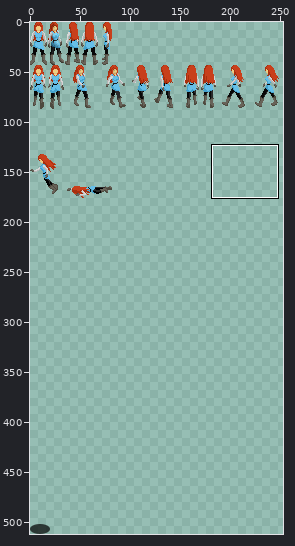
Sprite sheet -- game/textures/fia.png. The first picture is a wide view before the edit; the outline marks the close-up.
Close-up. As it was:
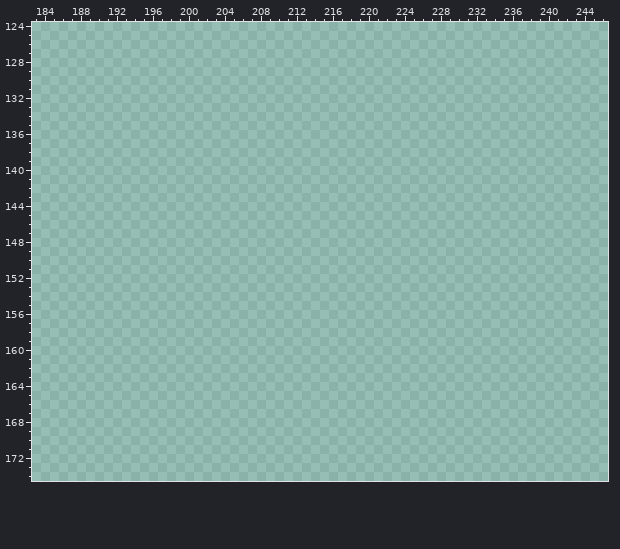
The file is 512x512 pixels. Colours within 5 levels of each other are drawn and written as one. Shown: x 183..246, y 124..174. The wide view leaves out empty margins. The commit also changed other parts of the picture, which this record leaves out.
Palette (. is transparent): 
Pixels before (only the part around the change), first column x 183:
124 ................................................................
125 ................................................................
126 ................................................................
127 ................................................................
128 ................................................................
129 ................................................................
130 ................................................................
131 ................................................................
132 ................................................................
133 ................................................................
134 ................................................................
135 ................................................................
136 ................................................................
137 ................................................................
138 ................................................................
139 ................................................................
140 ................................................................
141 ................................................................
142 ................................................................
143 ................................................................
144 ................................................................
145 ................................................................
146 ................................................................
147 ................................................................
148 ................................................................
149 ................................................................
150 ................................................................
151 ................................................................
152 ................................................................
153 ................................................................
154 ................................................................
155 ................................................................
156 ................................................................
157 ................................................................
158 ................................................................
159 ................................................................
160 ................................................................
161 ................................................................
162 ................................................................
163 ................................................................
164 ................................................................
165 ................................................................
166 ................................................................
167 ................................................................
168 ................................................................
169 ................................................................
170 ................................................................
171 ................................................................
172 ................................................................
173 ................................................................
174 ................................................................
After the commit:
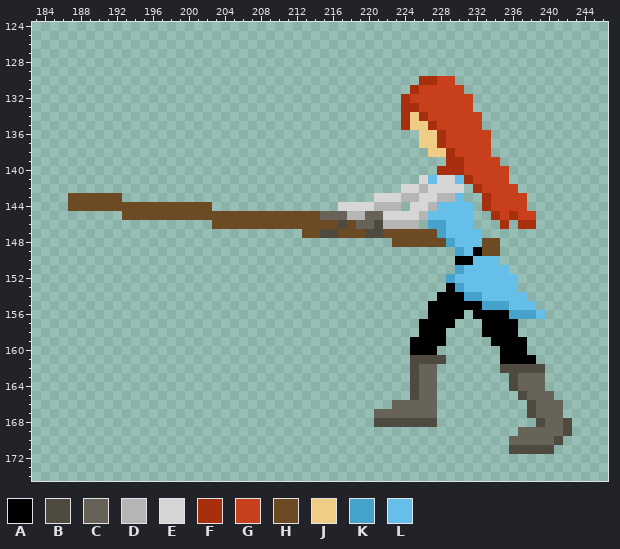
Colours new in this view: A #000000  B #4e4a3f  C #686359  D #b5b5b5  E #d6d6d6  F #a72f0e  G #c83f1b  H #6b4a24  J #efcd85  K #45a2cd  L #66bfe8
Edits made:
Changed rows in their new state; - is an unchanged pixel.
first column x 187:
130 ---------------------------------------FFGG-------------
131 --------------------------------------FGGGGG------------
132 -------------------------------------FGGGGGGG-----------
133 -------------------------------------FFGGGGGG-----------
134 -------------------------------------FJFGGGGGG----------
135 -------------------------------------FJJFGGGGG----------
136 ---------------------------------------JJFGGGGG---------
137 ---------------------------------------JJFGGGGG---------
138 ----------------------------------------JJFGGGG---------
139 ------------------------------------------FFGGGG--------
140 -----------------------------------------FFFGGGGG-------
141 ---------------------------------------ELEELFGGGG-------
142 -------------------------------------EEDEEEE-FGGGG------
143 HHHHHH----------------------------EEEDDEEDDL--FGGGG-----
144 HHHHHHHHHHHHHHHH--------------EEEEDDD-EEDLLLL-FGGGG-----
145 ------HHHHHHHHHHHHHHHHHHHHHHCCCDDCCEEEEDLLLLL--FGFGG----
146 ----------------HHHHHHHHHHHHHHBHCCBDDDD-KKLLL---F-FF----
147 --------------------------HHBBHHHBBHHHHHHKLLLL----------
148 ------------------------------------HHHHHHKLLLHH--------
149 -------------------------------------------KLAHH--------
150 -------------------------------------------AALLL--------
151 -------------------------------------------KLLLLL-------
152 ------------------------------------------KLLLLLLL------
153 ------------------------------------------AKLLLLLL------
154 -----------------------------------------AAAKKLLLLL-----
155 ----------------------------------------AAAAAAKKKLLL----
156 ----------------------------------------AAAA-AAAAKKKL---
157 ---------------------------------------AAAA---AAAA------
158 ---------------------------------------AAA----AAAA------
159 --------------------------------------AAAA-----AAAA-----
160 --------------------------------------AAA-------AAA-----
161 --------------------------------------BBBB------AAAA----
162 --------------------------------------BCC-------BBBBB---
163 --------------------------------------BCC--------BCCC---
164 --------------------------------------BCC--------BCCC---
165 --------------------------------------BCC---------BCCC--
166 ------------------------------------CCCCC----------BCCC-
167 ----------------------------------CCCCCCC----------BCCC-
168 ----------------------------------BBBBBBB-----------BCCB
169 --------------------------------------------------CCCCCB
170 -------------------------------------------------CCCCCB-
171 -------------------------------------------------BBBBB--
